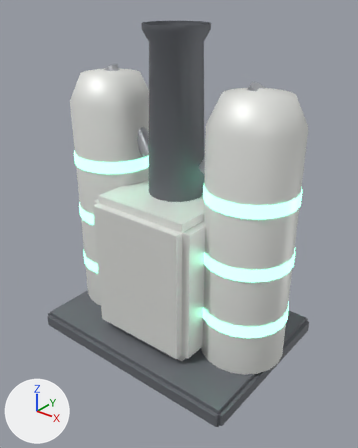
The FBX model Assets/_Project/Models/Machines/decontaminator.fbx: old version first, new version second.
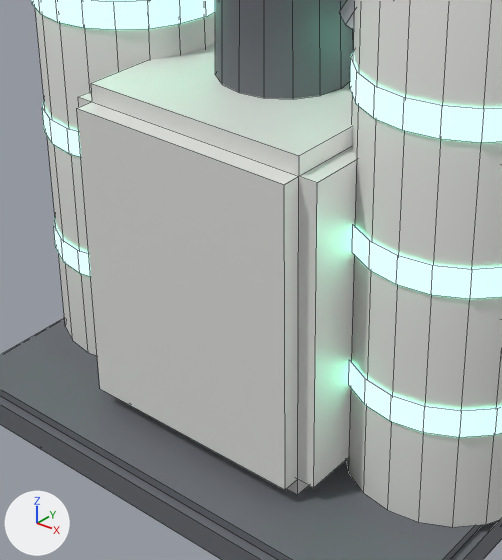
Each version is shown whole from a 50 mm lens placed at (2.88, -3.57, 3.56), pointed at (0.09, -0.08, 1.39), then close up on the part from 17% to 74% of the width and 36% to 87% of the height. The lights are fixed; the arrows at lower left show +X, +Y and +Z. The first two pictures are the older version. The close-ups show mesh edges as thin lines. Where no turn or scale is listed for an object, it has been applied to the vertices.

Objects in the first close-up: 'decontaminator'.
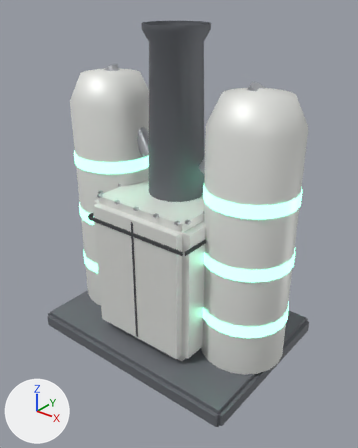
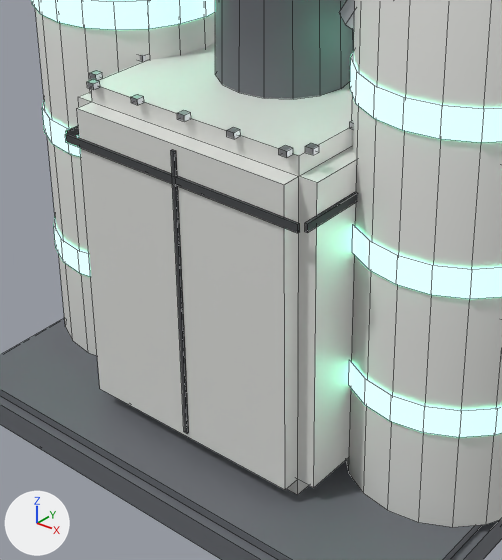
Boxes [x1, y1, x2, y2] around the edits, measured in the close-ups (502 x 560 px):
part 1 of me_decontaminator, added
    after: [171, 149, 189, 433]
part 2 of me_decontaminator, added
    after: [65, 133, 300, 233]
part 3 of me_decontaminator, added
    after: [66, 126, 79, 136]
part 4 of me_decontaminator, added
    after: [305, 191, 358, 233]
part 5 of me_decontaminator, added
    after: [87, 79, 100, 90]
part 6 of me_decontaminator, added
    after: [131, 94, 144, 105]
part 7 of me_decontaminator, added
    after: [177, 110, 191, 122]
part 8 of me_decontaminator, added
    after: [227, 127, 241, 139]
part 9 of me_decontaminator, added
    after: [279, 145, 293, 157]
part 10 of me_decontaminator, added
    after: [90, 70, 103, 80]
part 11 of me_decontaminator, added
    after: [305, 143, 319, 155]

The change in detail:
Material 'detail_seam' (mat_detail_seam) is new.
Its base color is (0.07, 0.075, 0.08) (dark grey #4b4d50).
Its metallic is 0.2.
Its roughness is 0.8.
Material 'detail_bolt' (mat_detail_bolt) is new.
Its base color is (0.42, 0.43, 0.45) (grey #adafb3).
Its metallic is 0.8.
Its roughness is 0.4.
me_decontaminator is used by ob_decontaminator; location (0.0, 0.0, 0.0).
me_decontaminator had 578 vertices, 402 faces and spanned x -1.28..1.28, y -0.9..0.9, z 0.0..3.25.
me_decontaminator now has 802 vertices, 570 faces and spans x -1.28..1.28, y -0.9..0.9, z 0.0..3.25.
me_decontaminator part 1: a new loose piece, a box spanning x -0.009..0.009, y -0.659..-0.649, z 0.305..1.595, in mat_detail_seam (dark grey #4b4d50).
me_decontaminator part 2: a new loose piece, a box spanning x -0.588..0.588, y -0.662..-0.65, z 1.457..1.493, in mat_detail_seam (dark grey #4b4d50).
me_decontaminator part 3: a new loose piece, a box spanning x -0.612..-0.6, y -0.637..0.637, z 1.457..1.493, in mat_detail_seam (dark grey #4b4d50).
me_decontaminator part 4: a new loose piece, a box spanning x 0.6..0.612, y -0.637..0.637, z 1.457..1.493, in mat_detail_seam (dark grey #4b4d50).
me_decontaminator part 5: a new loose piece, a box spanning x -0.498..-0.462, y -0.607..-0.572, z 1.699..1.725, in mat_detail_bolt (grey #adafb3).
me_decontaminator part 6: a new loose piece, a box spanning x -0.257..-0.222, y -0.607..-0.572, z 1.699..1.725, in mat_detail_bolt (grey #adafb3).
me_decontaminator part 7: a new loose piece, a box spanning x -0.018..0.018, y -0.607..-0.572, z 1.699..1.725, in mat_detail_bolt (grey #adafb3).
me_decontaminator part 8: a new loose piece, a box spanning x 0.222..0.257, y -0.607..-0.572, z 1.699..1.725, in mat_detail_bolt (grey #adafb3).
me_decontaminator part 9: a new loose piece, a box spanning x 0.462..0.498, y -0.607..-0.572, z 1.699..1.725, in mat_detail_bolt (grey #adafb3).
me_decontaminator part 10: a new loose piece, a box spanning x -0.558..-0.523, y -0.537..-0.502, z 1.699..1.725, in mat_detail_bolt (grey #adafb3).
me_decontaminator part 11: a new loose piece, a box spanning x 0.523..0.558, y -0.537..-0.502, z 1.699..1.725, in mat_detail_bolt (grey #adafb3).
Other edits to the shape of me_decontaminator do not show in these pictures.
me_decontaminator gains material mat_detail_seam (dark grey #4b4d50).
me_decontaminator gains material mat_detail_bolt (grey #adafb3).
